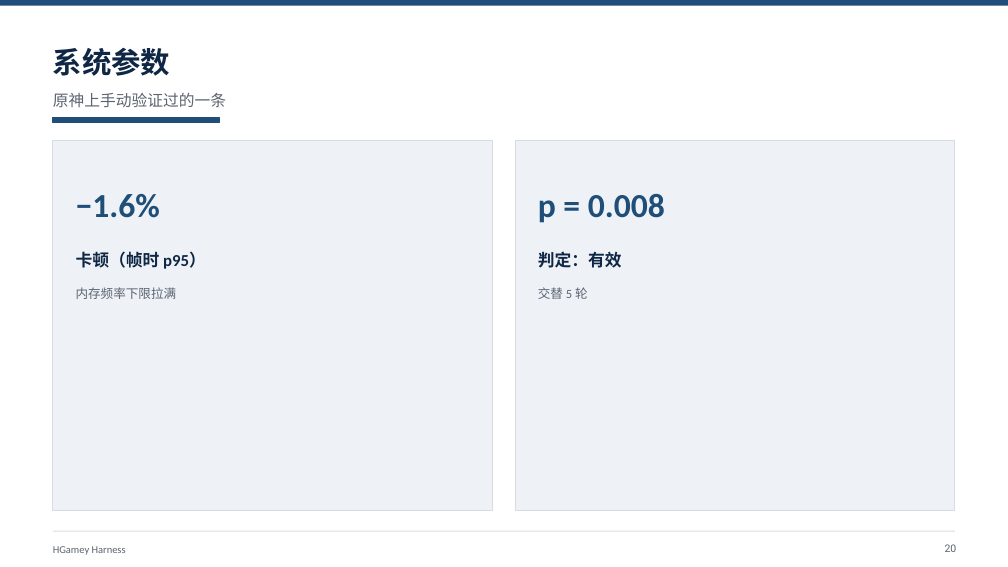
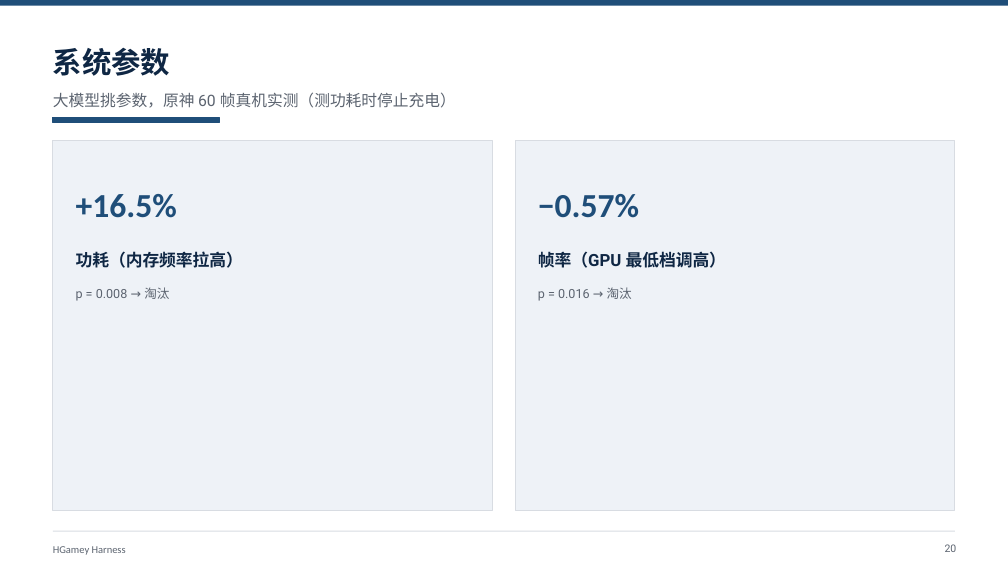
Before and after one commit to HGamey/docs, a slide deck: slide 20 of slides/2026-09-24-HGamey-Harness.pptx. Drawn at 1008x567 pixels with LibreOffice and Linux fonts; fonts in the diff are those of the drawing. Boxes give left, top, right and bottom in pixels: in the first picture for what was removed or moved away, otherwise in the second. Text is boxed around its words. In the diff, an @@ line names an element or a change of style, - is before the commit and + after.

Commit message:
PPT 第 20 页：系统参数改为原神 60 帧真机自动调参结果（两组均淘汰），替换 30 帧时代的旧结论

```diff
--- a/slides/2026-09-24-HGamey-Harness.pptx
+++ b/slides/2026-09-24-HGamey-Harness.pptx
@@ text at box(53, 92, 456, 108): text changed @@
-原神上手动验证过的一条
+大模型挑参数，原神 60 帧真机实测（测功耗时停止充电）
@@ text at box(76, 194, 177, 218): text changed @@
-−1.6%
++16.5%
@@ text at box(538, 194, 639, 218): text changed @@
-p = 0.008
+−0.57%
@@ text at box(76, 251, 243, 268): text changed @@
-卡顿（帧时 p95）
+功耗（内存频率拉高）
@@ text at box(538, 251, 726, 268): text changed @@
-判定：有效
+帧率（GPU 最低档调高）
@@ text at box(76, 287, 169, 301): text changed @@
-内存频率下限拉满
+p = 0.008 → 淘汰
@@ text at box(538, 287, 632, 301): text changed @@
-交替 5 轮
+p = 0.016 → 淘汰
```
